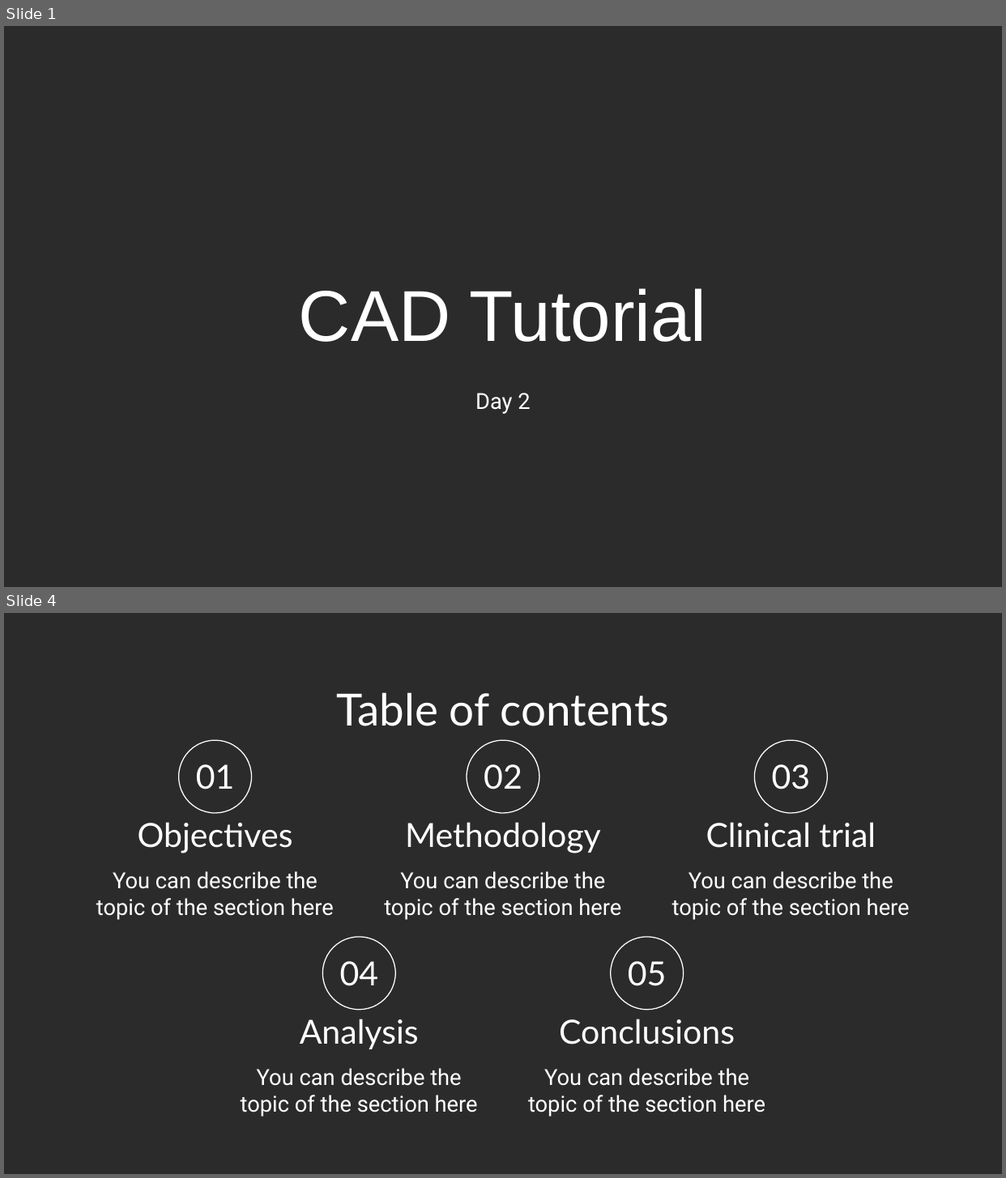
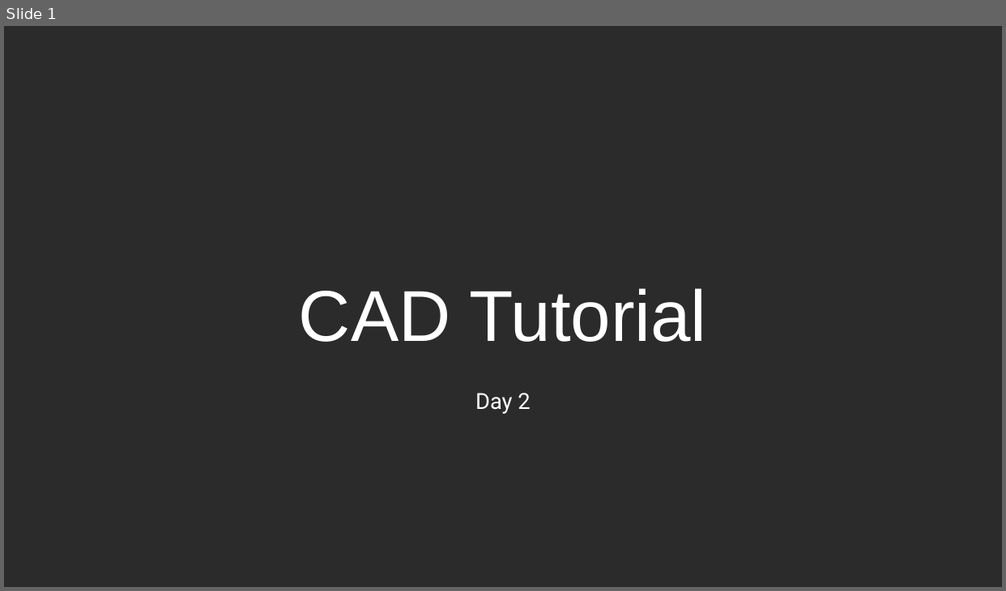
Before and after one commit to usedgenes/Rocketry-Advanced-Curriculum, a slide deck: Daily Lesson Plans/Day 2/Day 2.pptx. Shown one above the other, each under a label of ours: slides 1 and 4 before the commit, slide 1 after it; the slides between them are not shown. The pictures are 1006x1178 and 1006x591 pixels, drawn with LibreOffice and Linux fonts; fonts in the diff are those of the drawing; background and template pictures are left out; a plain dark background stands for a picture behind light text. Boxes give left, top, right and bottom in pixels: in the first picture for what was removed or moved away, otherwise in the second. Text is boxed around its words. In the diff, an @@ line names an element or a change of style, - is before the commit and + after.

```diff
--- a/Daily Lesson Plans/Day 2/Day 2.pptx
+++ b/Daily Lesson Plans/Day 2/Day 2.pptx
@@ slide 4 removed at bbox=[4, 613, 1002, 1174], background picture (left out) @@
@@ title removed at bbox=[336, 692, 670, 726] @@
-Table of contents
@@ ellipse removed at bbox=[179, 741, 252, 814] @@
@@ ellipse removed at bbox=[467, 741, 540, 814] @@
@@ ellipse removed at bbox=[754, 741, 827, 814] @@
@@ title removed at bbox=[196, 764, 235, 790] @@
-01
@@ title removed at bbox=[484, 764, 522, 790] @@
-02
@@ title removed at bbox=[772, 764, 811, 790] @@
-03
@@ title removed at bbox=[138, 822, 293, 854] @@
-Objectives
@@ title removed at bbox=[405, 822, 601, 854] @@
-Methodology
@@ title removed at bbox=[706, 822, 876, 848] @@
-Clinical trial
@@ subtitle removed at bbox=[96, 871, 334, 920] @@
-You can describe the topic of the section here
@@ subtitle removed at bbox=[384, 871, 621, 920] @@
-You can describe the topic of the section here
@@ subtitle removed at bbox=[672, 871, 910, 920] @@
-You can describe the topic of the section here
@@ ellipse removed at bbox=[322, 937, 395, 1010] @@
@@ ellipse removed at bbox=[611, 937, 684, 1010] @@
@@ title removed at bbox=[340, 961, 379, 986] @@
-04
@@ title removed at bbox=[628, 961, 667, 986] @@
-05
@@ title removed at bbox=[300, 1019, 419, 1050] @@
-Analysis
@@ title removed at bbox=[559, 1019, 735, 1045] @@
-Conclusions
@@ subtitle removed at bbox=[241, 1068, 478, 1117] @@
-You can describe the topic of the section here
@@ subtitle removed at bbox=[528, 1068, 765, 1117] @@
-You can describe the topic of the section here
```
Also in this commit, not shown: 1 slide changed, 1 slide added, 6 other slides removed, 17 other files.
